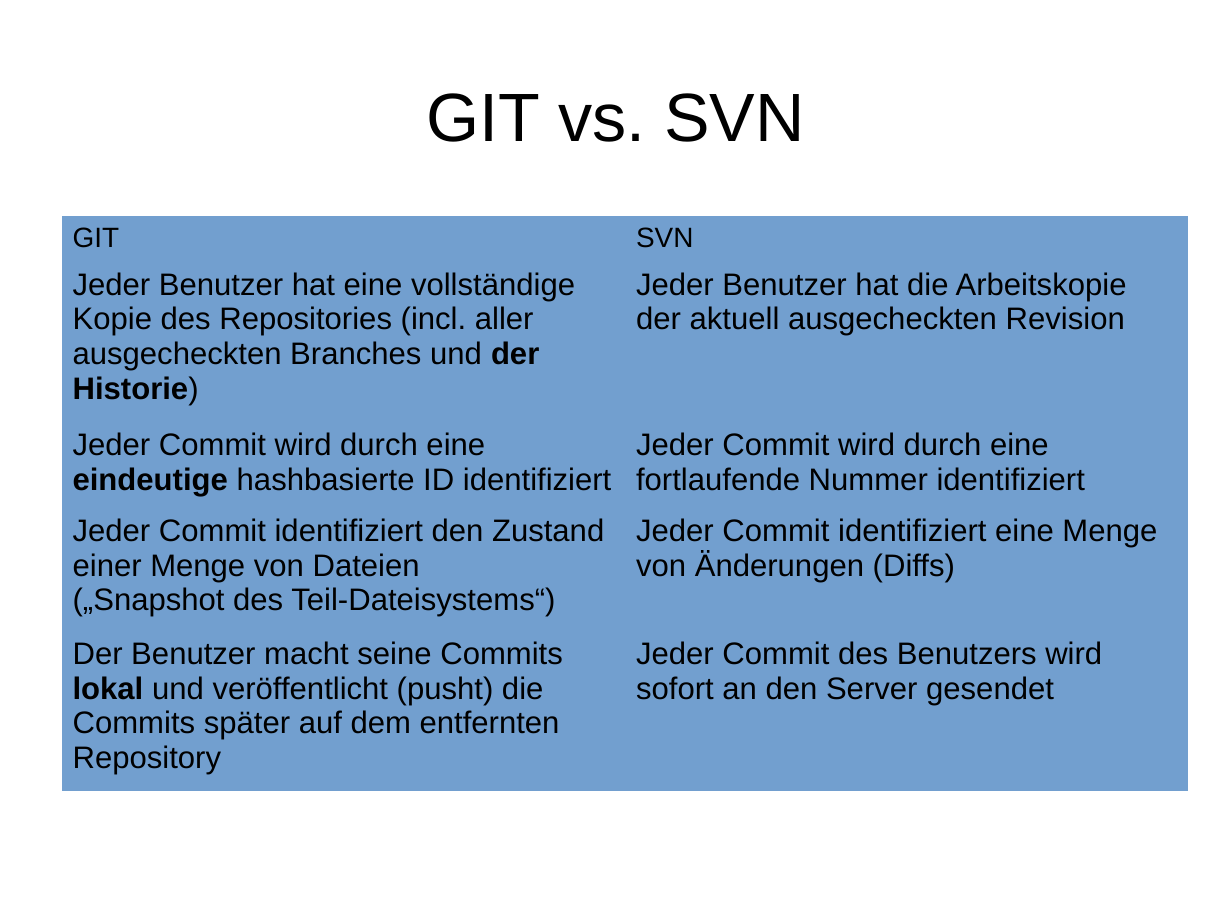
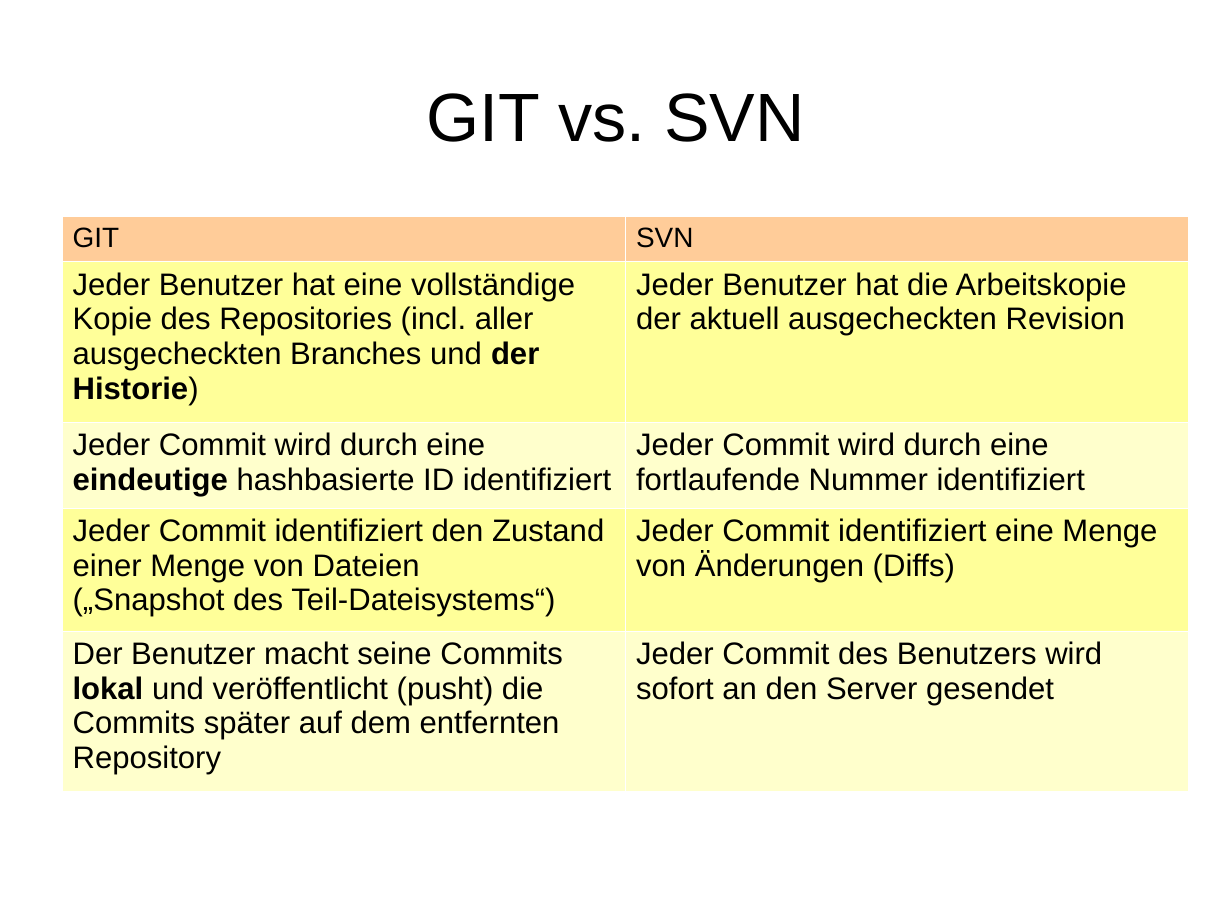
Before and after one commit to dhiller/presentations, a slide deck: slide 7 of Git Basics.odp. Drawn at 1232x924 pixels with LibreOffice and Linux fonts; fonts in the diff are those of the drawing. Boxes give left, top, right and bottom in pixels: in the first picture for what was removed or moved away, otherwise in the second. Text is boxed around its words. In the diff, an @@ line names an element or a change of style, - is before the commit and + after.

```diff
--- a/Git Basics.odp
+++ b/Git Basics.odp
@@ table at bbox=[61, 216, 1188, 783] @@
@@ fill #729FCF to #FFCC99 in row 1 @@
@@ fill #729FCF to #FFFF99 in 4 cells @@
@@ fill #729FCF to #FFFFCC in 4 cells @@
@@ borders changed @@
```
Also in this commit, not shown: 2 other slides changed, 1 slide added, 1 slide removed, 1 other file.
